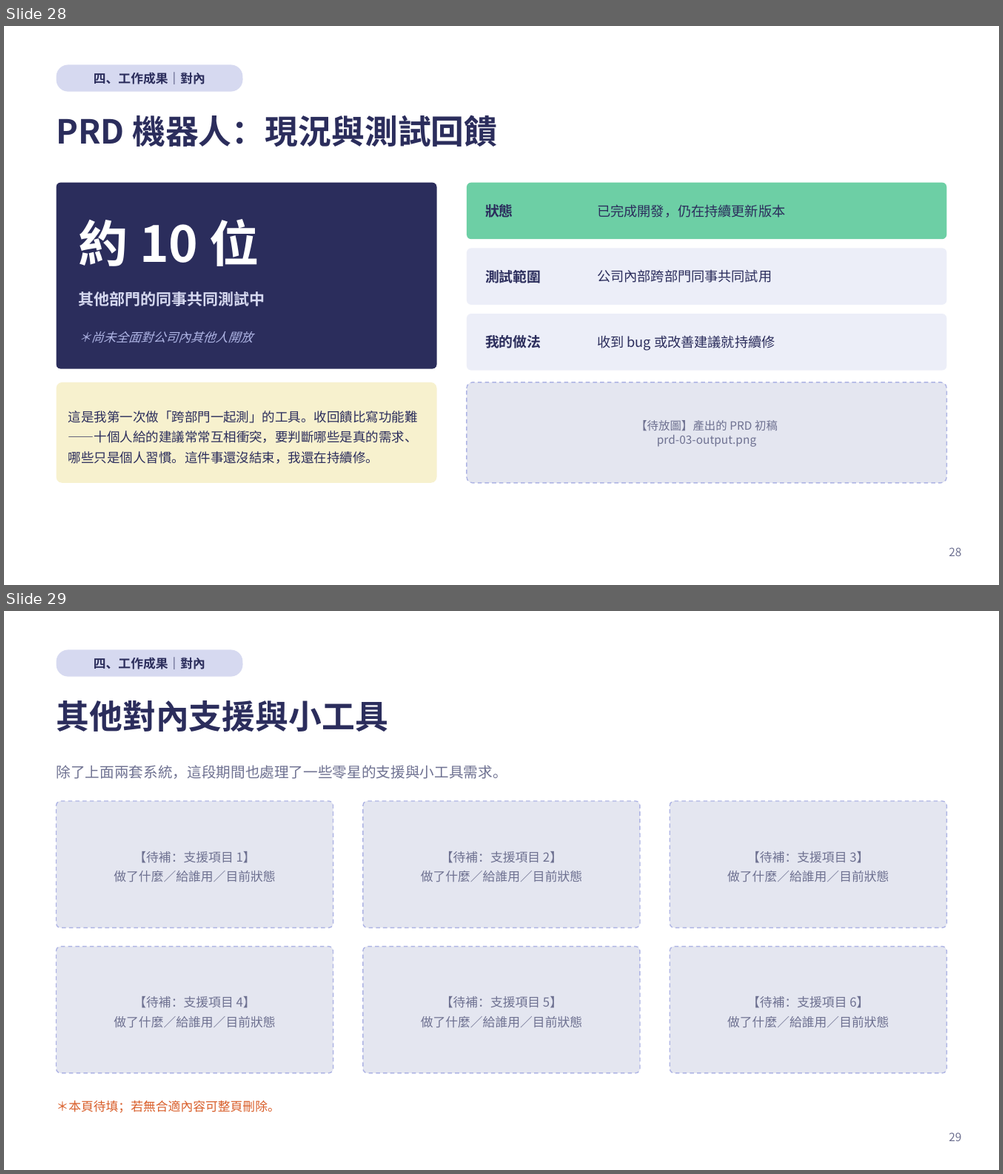
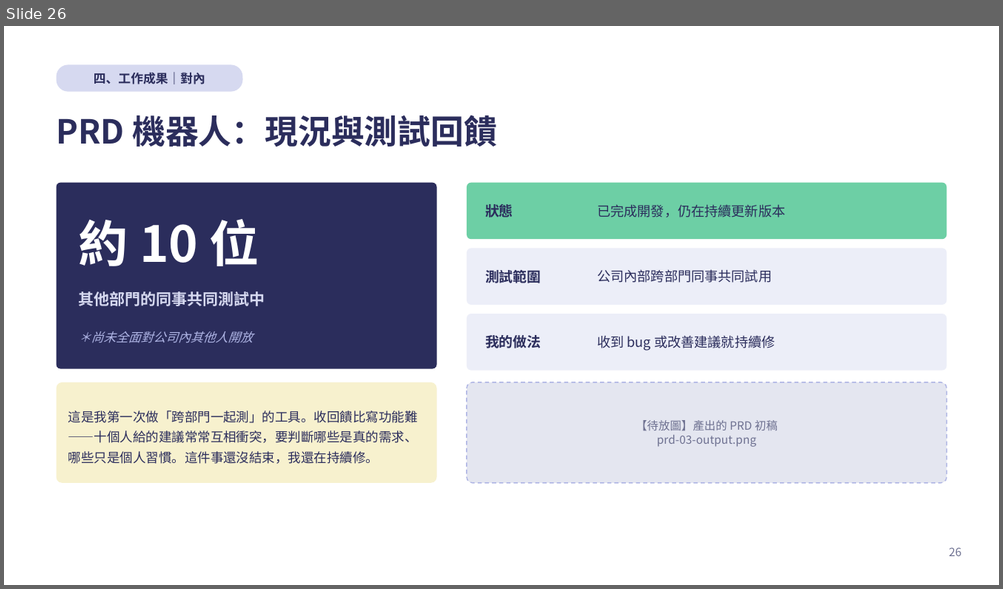
Before and after one commit to kirihuang-bit/freshman-report, a slide deck: 黃家朗新人報告.pptx. Shown one above the other, each under a label of ours: slides 28 and 29 before the commit, slide 26 after it. The pictures are 1003x1174 and 1003x589 pixels, drawn with LibreOffice and Linux fonts; fonts in the diff are those of the drawing. Boxes give left, top, right and bottom in pixels: in the first picture for what was removed or moved away, otherwise in the second. Text is boxed around its words. In the diff, an @@ line names an element or a change of style, - is before the commit and + after.

```diff
--- a/黃家朗新人報告.pptx
+++ b/黃家朗新人報告.pptx
@@ slide 29 removed at [4,611,999,1170], background #FFFFFF @@
@@ rounded rectangle removed at [57,649,243,677] @@
-四、工作成果｜對內
@@ text removed at [57,701,388,732] @@
-其他對內支援與小工具
@@ text removed at [57,765,507,779] @@
-除了上面兩套系統，這段期間也處理了一些零星的支援與小工具需求。
@@ rounded rectangle removed at [57,801,333,928] @@
@@ rounded rectangle removed at [363,801,640,928] @@
@@ rounded rectangle removed at [669,801,946,928] @@
@@ text removed at [114,851,275,883] @@
-【待補：支援項目 1】
-做了什麼／給誰用／目前狀態
@@ text removed at [421,851,582,882] @@
-【待補：支援項目 2】
-做了什麼／給誰用／目前狀態
@@ text removed at [727,851,888,883] @@
-【待補：支援項目 3】
-做了什麼／給誰用／目前狀態
@@ rounded rectangle removed at [57,947,333,1073] @@
@@ rounded rectangle removed at [363,947,640,1073] @@
@@ rounded rectangle removed at [669,947,946,1073] @@
@@ text removed at [114,997,275,1028] @@
-【待補：支援項目 4】
-做了什麼／給誰用／目前狀態
@@ text removed at [421,997,582,1028] @@
-【待補：支援項目 5】
-做了什麼／給誰用／目前狀態
@@ text removed at [727,997,888,1028] @@
-【待補：支援項目 6】
-做了什麼／給誰用／目前狀態
@@ text removed at [57,1101,280,1113] @@
-＊本頁待填；若無合適內容可整頁刪除。
@@ text removed at [948,1133,961,1142] @@
-29
@@ what was slide 28 is now slide 26 @@
```
Also in this commit, not shown: 13 slides changed, 3 other slides removed, 3 other files.
